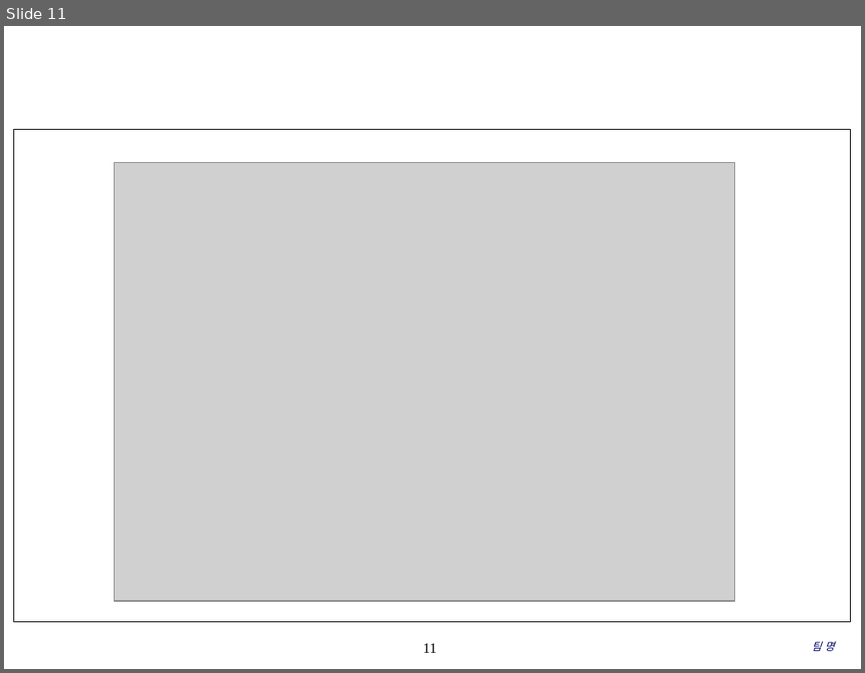
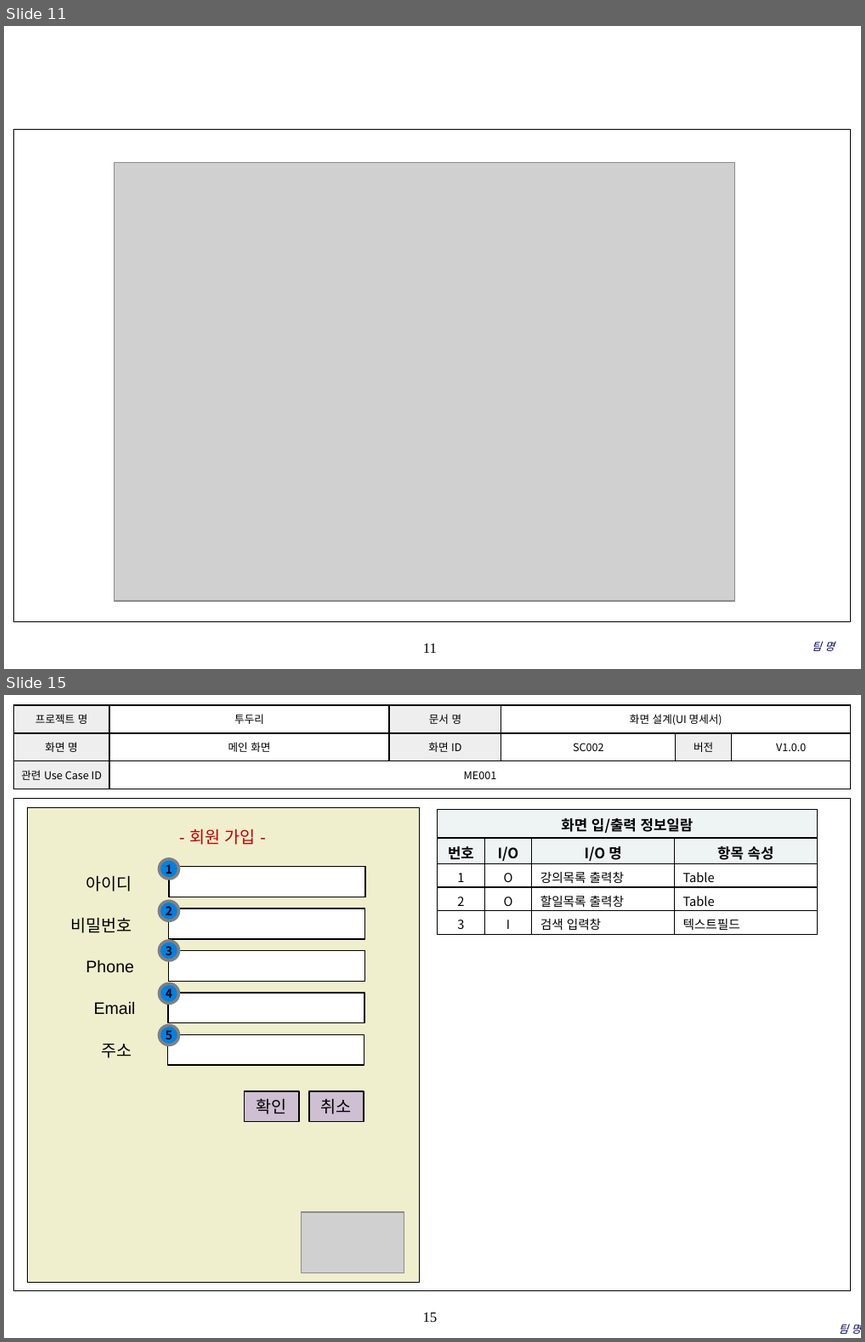
Before and after one commit to coskdms/SE2017_10_TenoutofTen, a slide deck: doc/3_ 설계서/UI Design Template.pptx. Shown one above the other, each under a label of ours: slide 11 before the commit, slides 11 and 15 after it; the slides between them are not shown. The pictures are 865x673 and 865x1342 pixels, drawn with LibreOffice and Linux fonts; fonts in the diff are those of the drawing; grey boxes stand for pictures; background and template pictures are left out. Boxes give left, top, right and bottom in pixels: in the first picture for what was removed or moved away, otherwise in the second. Text is boxed around its words. In the diff, an @@ line names an element or a change of style, - is before the commit and + after.

Commit message:
#856 새기능 신규 보통 2017.05.17 UI 디자인 설계서를 작성하였습니다. 이미지는 최종적으로 제작하여 삽입할 예정입니다.

```diff
--- a/doc/3_ 설계서/UI Design Template.pptx
+++ b/doc/3_ 설계서/UI Design Template.pptx
@@ slide 15 added at (4,695,861,1338), background #FFFFFF; not listed: 2 template elements that a slide beside it also shows @@
@@ table added at (13,705,850,789), 3 rows, 6 columns @@
+프로젝트 명 | 투두리 | 문서 명 | 화면 설계(UI 명세서) |  | 
+화면 명 | 메인 화면 | 화면 ID | SC002 | 버전 | V1.0.0
+관련 Use Case ID | ME001 |  |  |  | 
@@ table added at (438,810,817,934), 5 rows, 4 columns @@
+화면 입/출력 정보일람 |  |  | 
+번호 | I/O | I/O 명 | 항목 속성
+1 | O | 강의목록 출력창 | Table
+2 | O | 할일목록 출력창 | Table
+3 | I | 검색 입력창 | 텍스트필드
@@ ellipse added at (159,859,179,879), fill #0081E2, outline #808080 2.5 pt, 10 pt, text #000000, bold @@
+1
@@ ellipse added at (159,901,179,920), fill #0081E2, outline #808080 2.5 pt, 10 pt, text #000000, bold @@
+2
@@ ellipse added at (159,941,179,960), fill #0081E2, outline #808080 2.5 pt, 10 pt, text #000000, bold @@
+3
@@ ellipse added at (159,984,179,1004), fill #0081E2, outline #808080 2.5 pt, 10 pt, text #000000, bold @@
+4
@@ ellipse added at (159,1025,179,1044), fill #0081E2, outline #808080 2.5 pt, 10 pt, text #000000, bold @@
+5
@@ group added at (27,808,420,1281): 8 rectangles, 6 texts, 1 picture @@
+확인
+- 회원 가입 -
+아이디
+비밀번호
+Phone
+Email
+주소
+취소
@@ text added at (838,1324,861,1333), 9 pt, text #000066, italic @@
+팀 명
```
Also in this commit, not shown: 1 slide changed, 13 other slides added.
